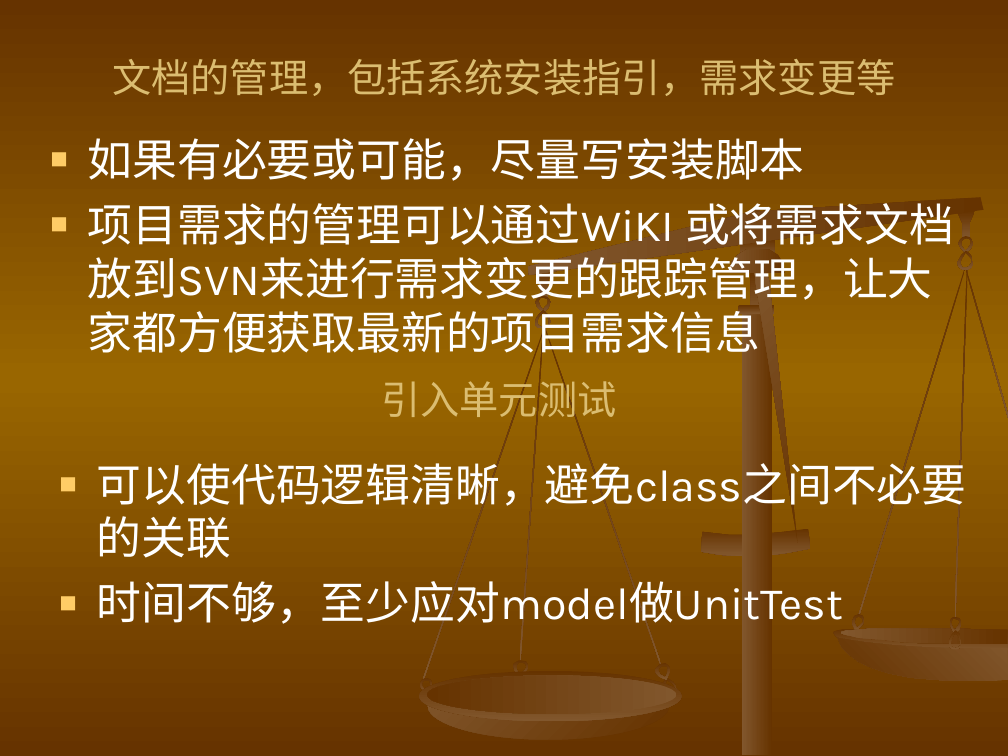
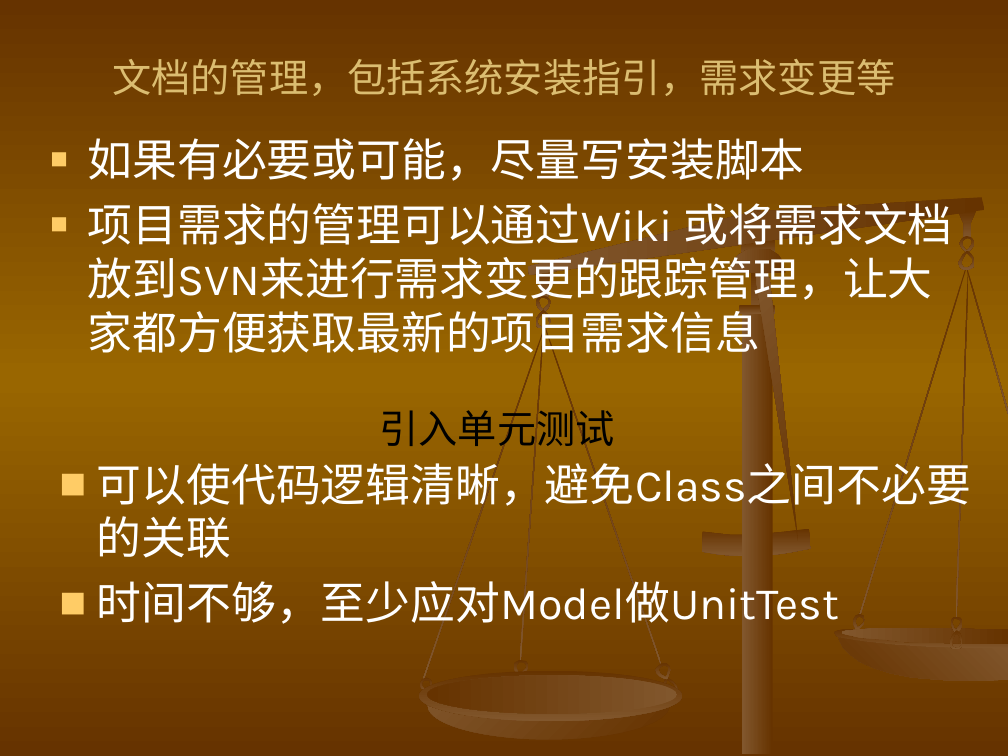
Before and after one commit to googlecode-mirror/myopensources, a slide deck: slide 5 of planing/ppt/项目开发总结.ppt. Drawn at 1008x756 pixels with LibreOffice and Linux fonts; fonts in the diff are those of the drawing. Boxes give left, top, right and bottom in pixels: in the first picture for what was removed or moved away, otherwise in the second. Text is boxed around its words. In the diff, an @@ line names an element or a change of style, - is before the commit and + after.

```diff
--- a/planing/ppt/项目开发总结.ppt
+++ b/planing/ppt/项目开发总结.ppt
@@ text at [88, 203, 953, 360]: text changed @@
-■ 项目需求的管理可以通过WiKI 或将需求文档放到SVN来进行需求变更的跟踪管理，让大家都方便获取最新的项目需求信息
+■ 项目需求的管理可以通过Wiki 或将需求文档放到SVN来进行需求变更的跟踪管理，让大家都方便获取最新的项目需求信息
@@ outline redrawn in 3 elements at [754, 267, 798, 543], [528, 198, 985, 275], [959, 251, 975, 270] @@
@@ text "引入单元测试": place and size @@
-text "引入单元测试" at [381, 374, 616, 425]
+text "引入单元测试" at [380, 410, 615, 446]
@@ text "引入单元测试" at [380, 410, 615, 446]: text colour #DBBD71 to #000000 @@
@@ text at [97, 455, 971, 631]: text changed @@
-■ 可以使代码逻辑清晰，避免class之间不必要的关联
-■ 时间不够，至少应对model做UnitTest
+■ 可以使代码逻辑清晰，避免Class之间不必要的关联
+■ 时间不够，至少应对Model做UnitTest
```
Also in this commit, not shown: 11 other slides changed.
